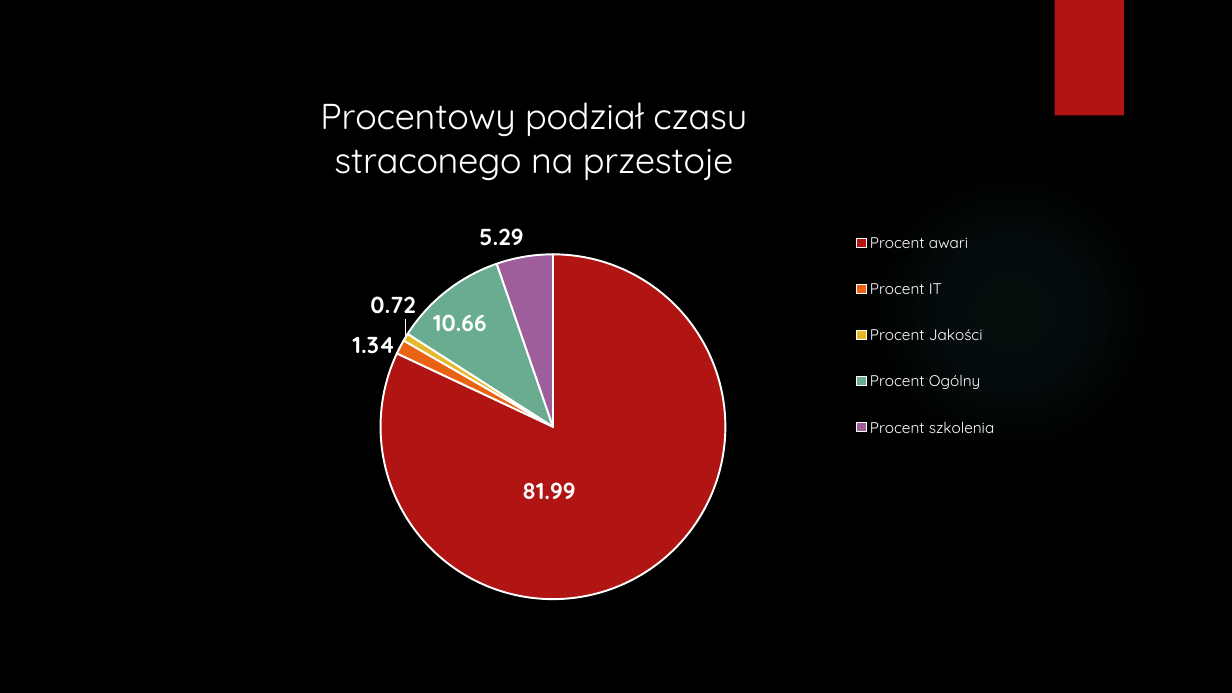
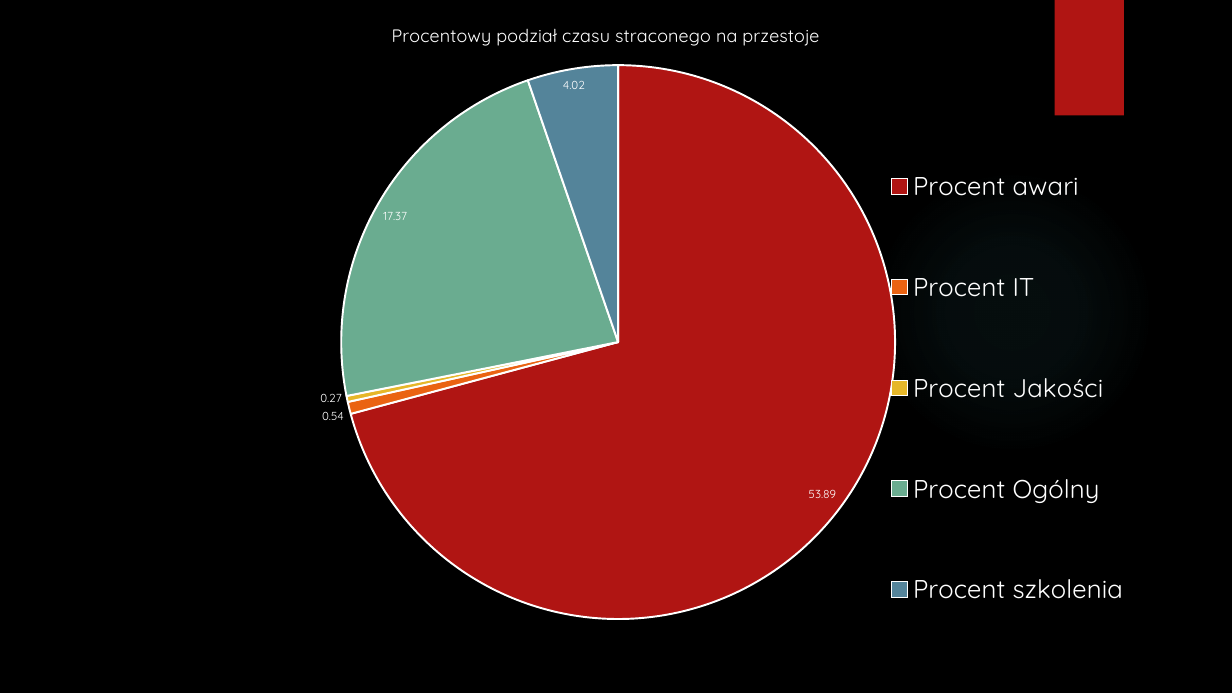
Before and after one commit to JacekO98/Assembly-Line-Analyze, a slide deck: slide 4 of pierwsze spojrzenie.pptx (slide 3 before the commit). Drawn at 1232x693 pixels with LibreOffice and Linux fonts; fonts in the diff are those of the drawing; background and template pictures are left out. Boxes give left, top, right and bottom in pixels: in the first picture for what was removed or moved away, otherwise in the second. Text is boxed around its words. In the diff, an @@ line names an element or a change of style, - is before the commit and + after.

```diff
--- a/pierwsze spojrzenie.pptx
+++ b/pierwsze spojrzenie.pptx
@@ pie chart at [7, 0, 1206, 682] @@
-Series 1: 81.99, 1.34, 0.72, 10.66, 5.29
+Series 1: 53.89, 0.54, 0.27, 17.37, 4.02
@@ data labels of Series 1 changed @@
@@ colours of single points changed @@
@@ legend changed @@
@@ pie chart: place and size @@
-pie chart at [230, 82, 1008, 631]
+pie chart at [7, 0, 1206, 682]
```
Also in this commit, not shown: 3 other slides changed, 10 other files.
